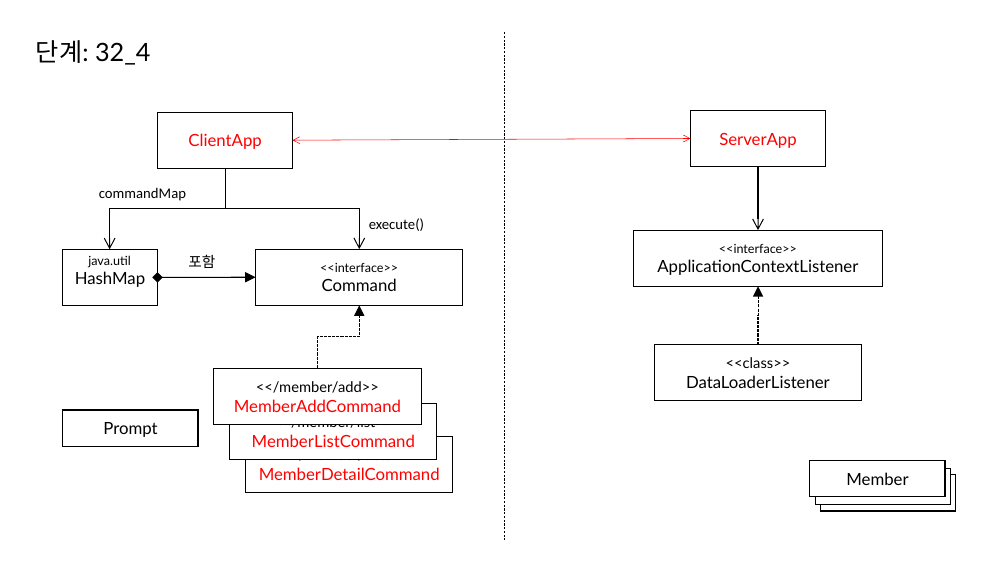
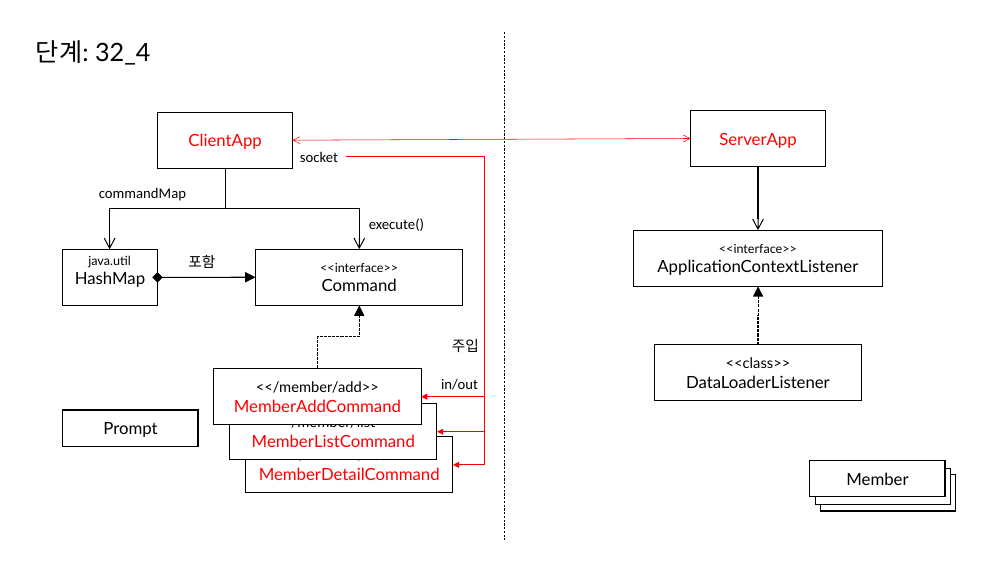
Before and after one commit to eomjinyoung/bitcamp-20191202, a slide deck: slide 35 of ClassDiagram.pptx. Drawn at 1008x567 pixels with LibreOffice and Linux fonts; fonts in the diff are those of the drawing. Boxes give left, top, right and bottom in pixels: in the first picture for what was removed or moved away, otherwise in the second. Text is boxed around its words. In the diff, an @@ line names an element or a change of style, - is before the commit and + after.

```diff
--- a/ClassDiagram.pptx
+++ b/ClassDiagram.pptx
@@ text added at <box>300,152,338,162</box>, 14 pt, text #000000 @@
+socket
@@ elbow arrow added from (346, 157) to (453, 465), #FF0000 1 pt @@
@@ elbow arrow added from (346, 157) to (437, 432), #FF0000 1 pt @@
@@ elbow arrow added from (346, 157) to (421, 397), #FF0000 1 pt @@
@@ text added at <box>452,339,479,352</box>, 14 pt, text #000000 @@
+주입
@@ text added at <box>441,379,478,390</box>, 14 pt, text #000000 @@
+in/out
```
Also in this commit, not shown: 1 other slide changed, 5 slides added, 10 other files.
